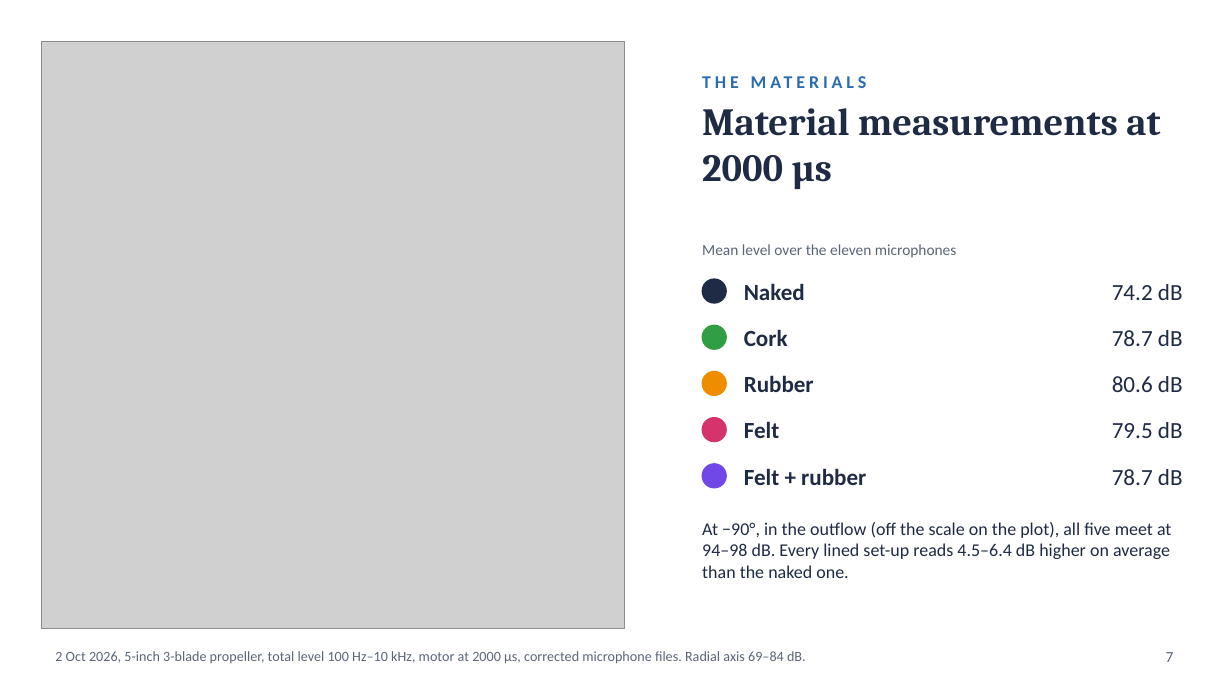
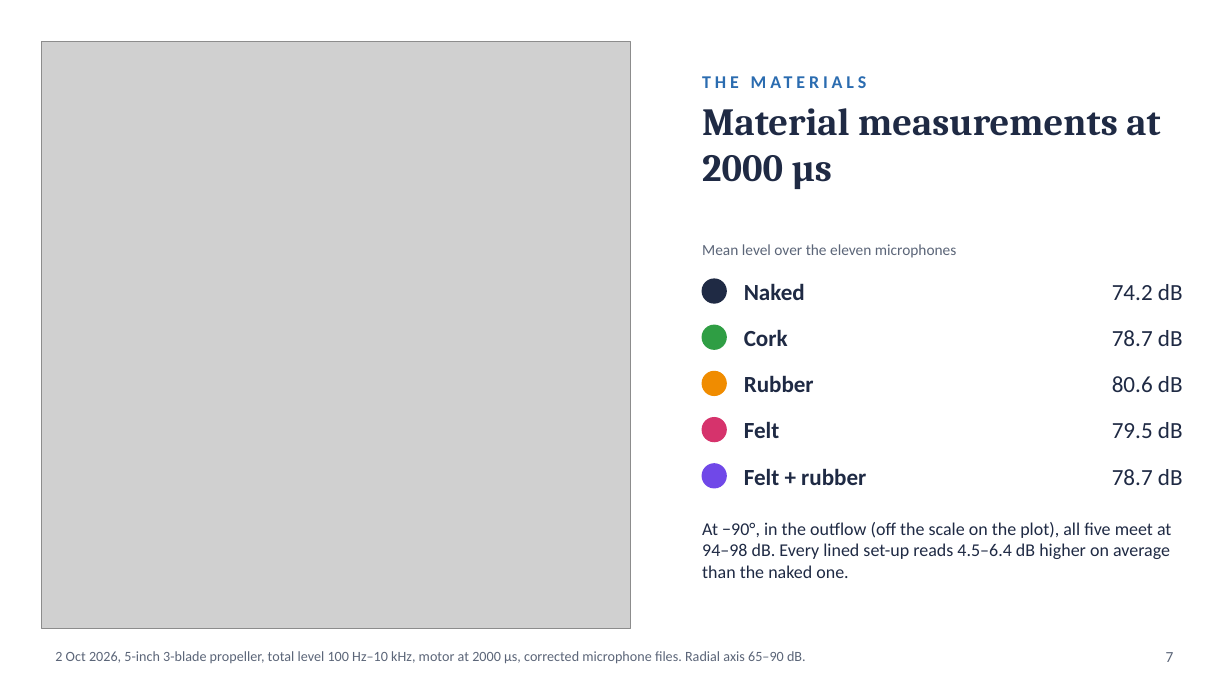
Before and after one commit to asdfgh0318/SoundVisualizer, a slide deck: slide 7 of docs/analysis/chamber-final-2026-10-01/slides/chamber-slides.pptx. Drawn at 1232x693 pixels with LibreOffice and Linux fonts; fonts in the diff are those of the drawing; grey boxes stand for pictures. Boxes give left, top, right and bottom in pixels: in the first picture for what was removed or moved away, otherwise in the second. Text is boxed around its words. In the diff, an @@ line names an element or a change of style, - is before the commit and + after.

```diff
--- a/docs/analysis/chamber-final-2026-10-01/slides/chamber-slides.pptx
+++ b/docs/analysis/chamber-final-2026-10-01/slides/chamber-slides.pptx
@@ picture: place and size @@
-picture at (42,42,625,628)
+picture at (42,42,630,628)
@@ text at (55,651,806,664): text changed @@
-2 Oct 2026, 5-inch 3-blade propeller, total level 100 Hz–10 kHz, motor at 2000 µs, corrected microphone files. Radial axis 69–84 dB.
+2 Oct 2026, 5-inch 3-blade propeller, total level 100 Hz–10 kHz, motor at 2000 µs, corrected microphone files. Radial axis 65–90 dB.
```
Also in this commit, not shown: 3 other files.
